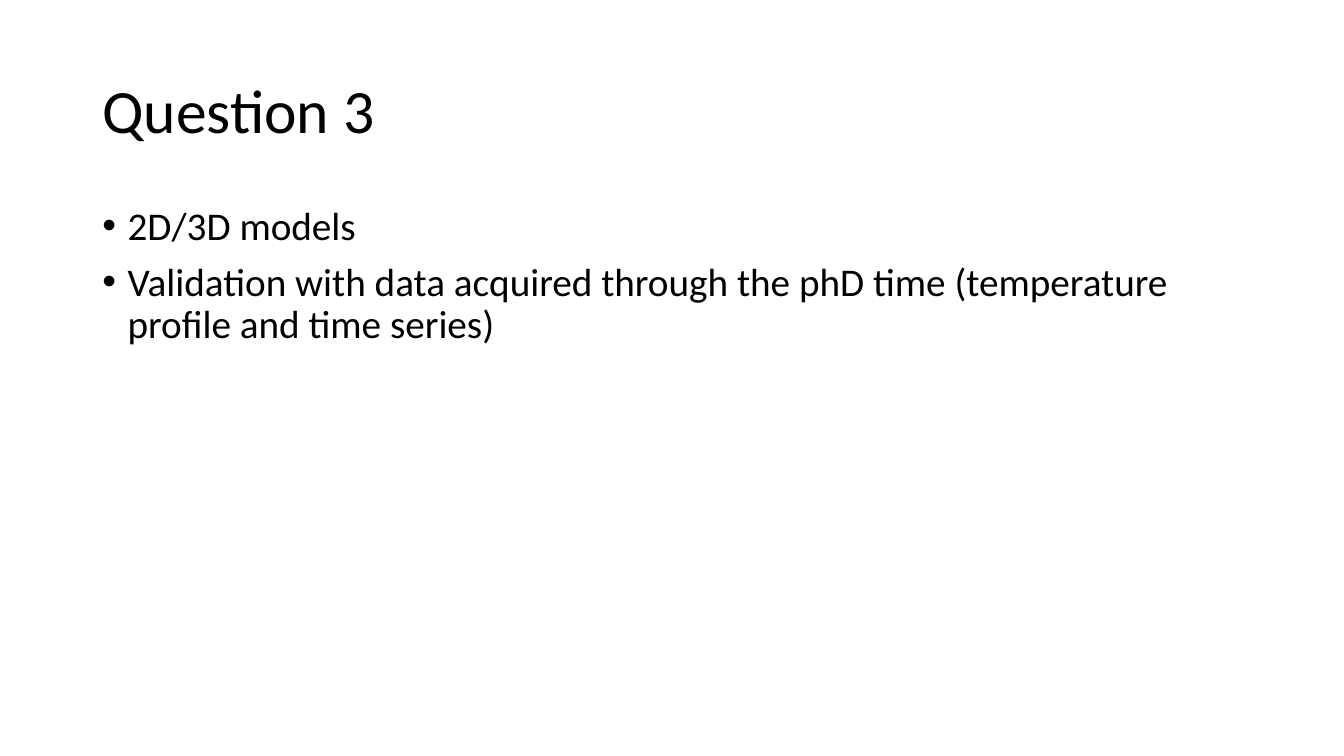
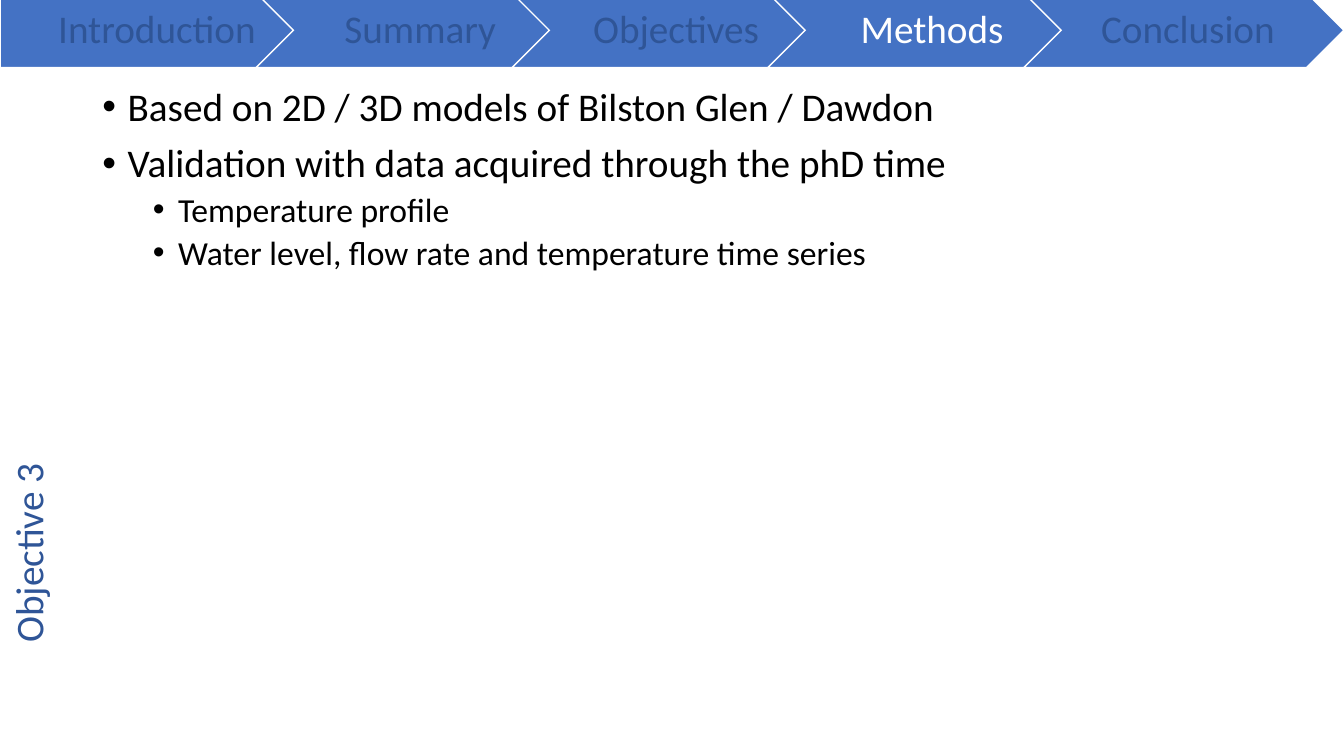
Before and after one commit to mylenre/Data_phD, a slide deck: slide 17 of Conference/GradSchool2020.pptx (slide 14 before the commit). Drawn at 1344x756 pixels with LibreOffice and Linux fonts; fonts in the diff are those of the drawing. Boxes give left, top, right and bottom in pixels: in the first picture for what was removed or moved away, otherwise in the second. Text is boxed around its words. In the diff, an @@ line names an element or a change of style, - is before the commit and + after.

Commit message:
conference data

```diff
--- a/Conference/GradSchool2020.pptx
+++ b/Conference/GradSchool2020.pptx
@@ group added at (x1=0, y1=0, x2=1344, y2=68): 4 chevrons, 1 pentagon arrow, 1 text @@
+Methods
@@ title removed at (x1=102, y1=90, x2=374, y2=141) @@
-Question 3
@@ text at (x1=128, y1=93, x2=946, y2=271): text changed @@
-• 2D/3D models
-• Validation with data acquired through the phD time (temperature profile and time series)
+• Based on 2D / 3D models of Bilston Glen / Dawdon
+• Validation with data acquired through the phD time
+  • Temperature profile
+  • Water level, flow rate and temperature time series
@@ text added at (x1=6, y1=466, x2=54, y2=637), 28 pt, text #2F5597 @@
+Objective 3
```
Also in this commit, not shown: 6 other slides changed, 10 slides added, 7 slides removed, 6 other files.
